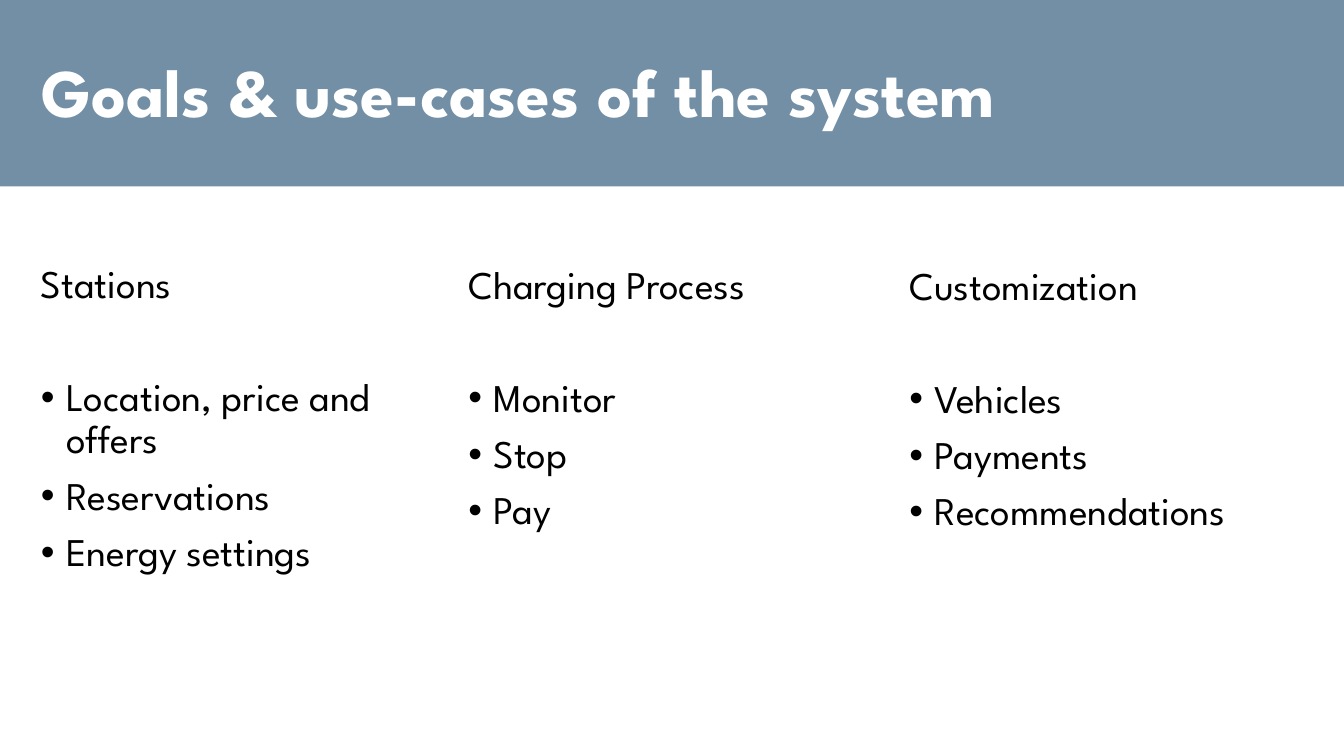
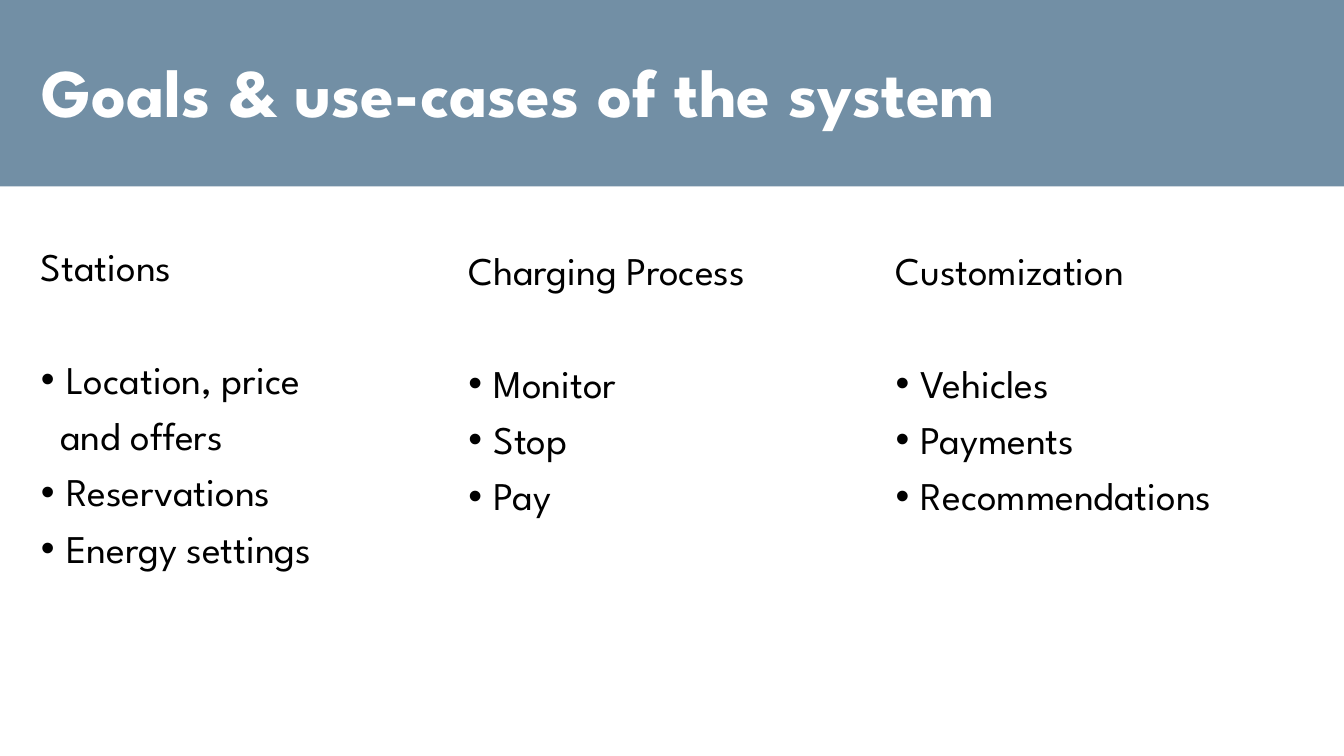
Before and after one commit to RobertoCialini/eMall, a slide deck: slide 3 of Presentation.pptx. Drawn at 1344x756 pixels with LibreOffice and Linux fonts; fonts in the diff are those of the drawing. Boxes give left, top, right and bottom in pixels: in the first picture for what was removed or moved away, otherwise in the second. Text is boxed around its words. In the diff, an @@ line names an element or a change of style, - is before the commit and + after.

```diff
--- a/Presentation.pptx
+++ b/Presentation.pptx
@@ text "Stations": place and size @@
-text "Stations" at box(41, 271, 370, 575)
+text "Stations" at box(41, 254, 312, 572)
@@ text "Charging Process": place and size @@
-text "Charging Process" at box(468, 272, 745, 532)
+text "Charging Process" at box(468, 258, 745, 518)
@@ text "Customization": place and size @@
-text "Customization" at box(909, 273, 1226, 526)
+text "Customization" at box(896, 258, 1212, 511)
@@ text at box(60, 368, 300, 451): text changed @@
-• Location, price and offers
+• Location, price
+and offers
```
Also in this commit, not shown: 4 other slides changed.
